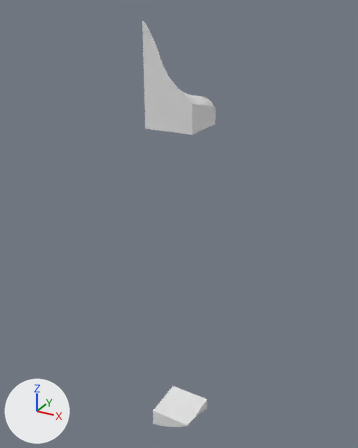
Before and after pictures for a commit that changed the glTF model assets/terrain/surface_pieces/surf_41_3.glb.
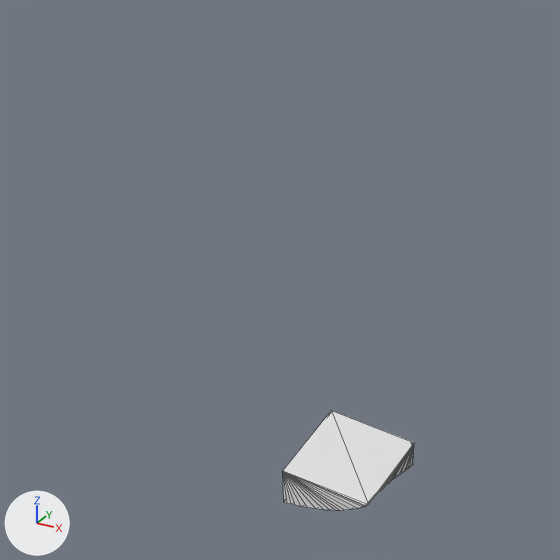
Each version is shown whole from a camera (50 mm lens) standing at (120.4, 50.5, -4.3) and looking at (96.7, 93.5, -25.9), then close up on the part from 10% to 75% of the width and 48% to 100% of the height. Arrows for +X, +Y and +Z are at lower left; the lights stay in place. The first two pictures are the older version. The close-ups show mesh edges as thin lines. Where no turn or scale is listed for an object, it has been applied to the vertices.

Names of what the first close-up shows: 'layer_9'.
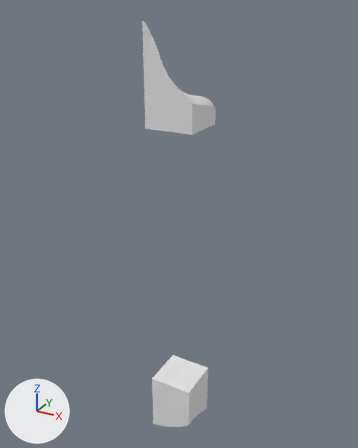
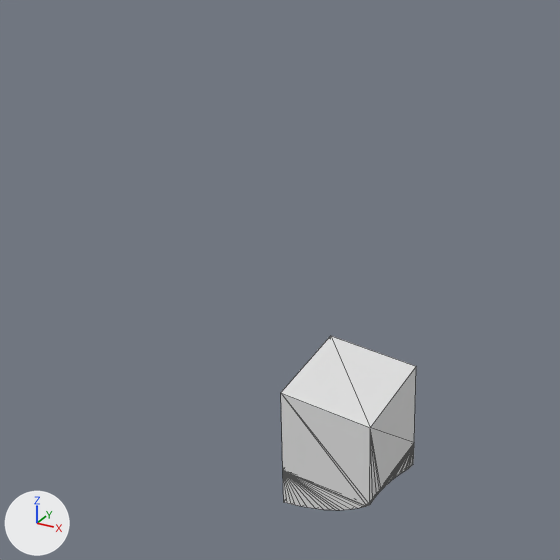
Patch to the scene script:
```diff
--- a/assets/terrain/surface_pieces/surf_41_3.glb.py
+++ b/assets/terrain/surface_pieces/surf_41_3.glb.py
@@ me_layer_8 @@
+me_layer_8.from_pydata(...)  # 19 vertices, 34 faces; spans x 95.0..100.0, y 90.0..95.0, z -50.0..-45.0
@@ ob_layer_8 @@
+ob_layer_8 = bpy.data.objects.new('layer_8', me_layer_8)
+ob_layer_8.location = (0.0, 0.0, 0.0)
```

Location of each change, [x1, y1, x2, y2] in pixels of the close-ups (560 x 560 px):
'layer_8', added
    after: [281, 336, 416, 506]
'layer_9', unchanged, covered by the edit
    before: [283, 411, 414, 510]
    after: [283, 443, 414, 510]
